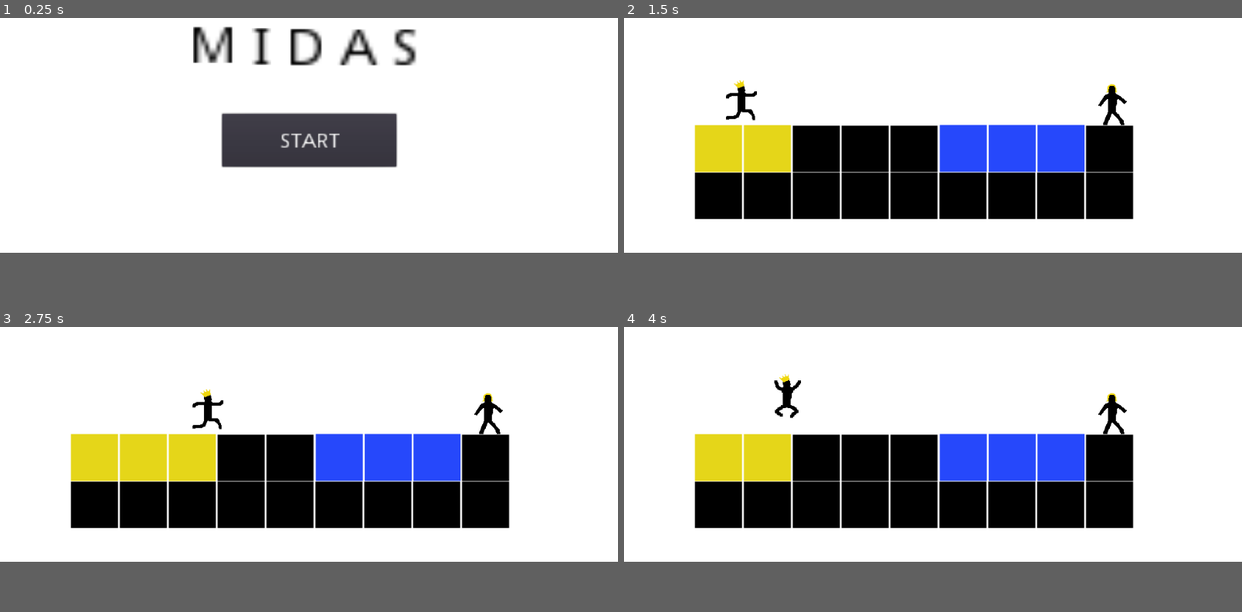
Above: before the commit, frames 1-4 (two rows, left to right).
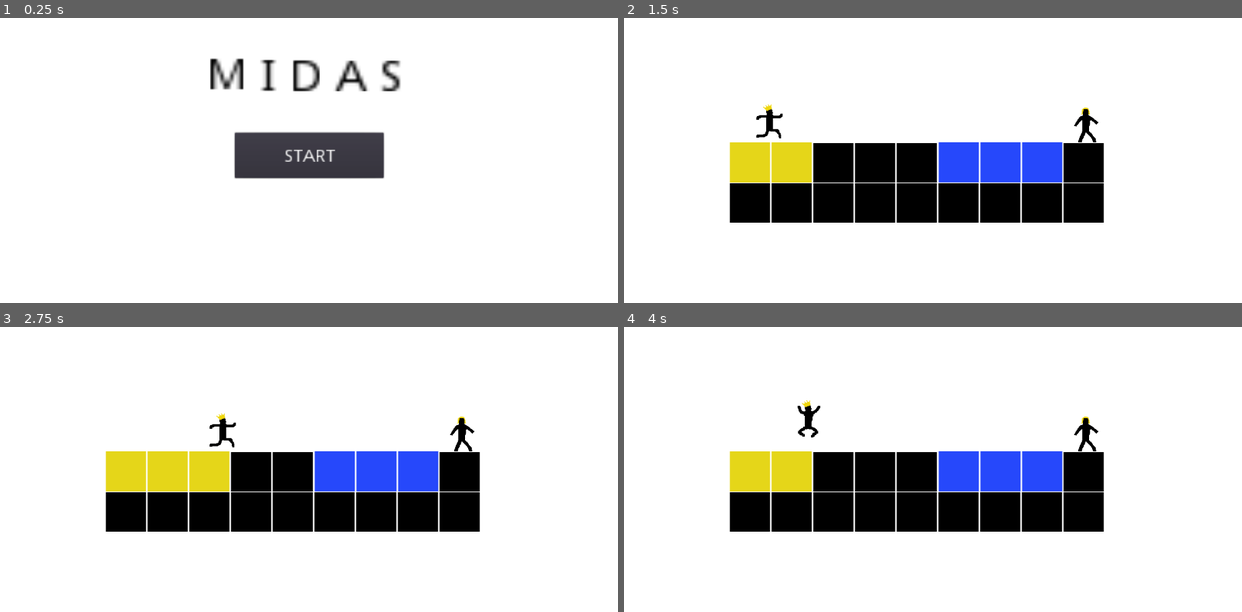
Above: after the commit, the same moments.

Repository: meburns/midas
Game: Godot game, scene res://src/Menu.tscn
Two runs of this game, one before a commit and one after it. Both use one fixed random seed, a clock stepped at 60 frames per second and the inputs below.
Inputs:
- Up to frame 1 (0.25 s): no input
- Up to frame 2 (1.5 s): click "START" at 0.5 s; tap Enter (ui_accept) at 1.25 s; hold Right (move_right) from 1.28 s (still down); tap R (refresh) at 1.35 s
- Up to frame 3 (2.75 s): keep holding Right (move_right); tap Space (jump) at 1.52, 2.27 s; tap R (refresh) at 2.1 s
- Up to frame 4 (4 s): release Right (move_right) at 2.78 s; hold A (move_left) 2.78-3.53 s; tap R (refresh) at 2.85, 3.6 s; hold Right (move_right) from 3.53 s (still down); tap Space (jump) at 3.77 s
In our replay, the window is 800x468 before the commit and 800x533 after it. These sizes can differ from the game's own. Grey fills any space a smaller window leaves; there, only what the larger window draws over its background counts as a difference.

The runs differ from the first frame. In frame 1, 7.6% of the frame differs, in the area x 31-68%, y 2-57%; in frame 2, 13%; in frame 3, 13%; in frame 4, 13%, in the area x 11-83%, y 16-72%.

Commit message:
Resize window and canvas size

Diff:
--- a/project.godot
+++ b/project.godot
@@ -32,6 +32,12 @@
 [debug]
 
 gdscript/warnings/return_value_discarded=false
+
+[display]
+
+window/size/width=1200
+window/size/height=800
+window/size/resizable=false
 
 [input]
 
--- a/src/Menu.tscn
+++ b/src/Menu.tscn
@@ -9,10 +9,12 @@
 
 [node name="CanvasLayer" type="CanvasLayer" parent="."]
 layer = -100
+follow_viewport_enable = true
+follow_viewport_scale = 2.0
 
 [node name="TextureRect" type="TextureRect" parent="CanvasLayer"]
-margin_right = 40.0
-margin_bottom = 40.0
+margin_right = 1200.0
+margin_bottom = 800.0
 texture = ExtResource( 1 )
 __meta__ = {
 "_edit_use_anchors_": false
--- a/src/levels/Level1.tscn
+++ b/src/levels/Level1.tscn
@@ -12,16 +12,18 @@
 
 [node name="Background" type="CanvasLayer" parent="."]
 layer = -100
+follow_viewport_enable = true
+follow_viewport_scale = 2.0
 
 [node name="TextureRect" type="TextureRect" parent="Background"]
 anchor_left = -0.49707
 anchor_top = -0.501667
 anchor_right = -0.49707
 anchor_bottom = -0.501667
-margin_left = 328.0
-margin_top = 251.0
-margin_right = 1704.0
-margin_bottom = 939.0
+margin_left = 596.484
+margin_top = 401.334
+margin_right = 1796.48
+margin_bottom = 1201.33
 texture = ExtResource( 3 )
 expand = true
 __meta__ = {
--- a/src/levels/Level10.tscn
+++ b/src/levels/Level10.tscn
@@ -12,16 +12,18 @@
 
 [node name="Background" type="CanvasLayer" parent="."]
 layer = -100
+follow_viewport_enable = true
+follow_viewport_scale = 2.0
 
 [node name="TextureRect" type="TextureRect" parent="Background"]
 anchor_left = -0.49707
 anchor_top = -0.501667
 anchor_right = -0.49707
 anchor_bottom = -0.501667
-margin_left = 328.0
-margin_top = 251.0
-margin_right = 1704.0
-margin_bottom = 939.0
+margin_left = 596.484
+margin_top = 401.334
+margin_right = 1796.48
+margin_bottom = 1201.33
 texture = ExtResource( 3 )
 expand = true
 __meta__ = {
--- a/src/levels/Level11.tscn
+++ b/src/levels/Level11.tscn
@@ -12,16 +12,18 @@
 
 [node name="Background" type="CanvasLayer" parent="."]
 layer = -100
+follow_viewport_enable = true
+follow_viewport_scale = 2.0
 
 [node name="TextureRect" type="TextureRect" parent="Background"]
 anchor_left = -0.49707
 anchor_top = -0.501667
 anchor_right = -0.49707
 anchor_bottom = -0.501667
-margin_left = 328.0
-margin_top = 251.0
-margin_right = 1704.0
-margin_bottom = 939.0
+margin_left = 596.484
+margin_top = 401.334
+margin_right = 1796.48
+margin_bottom = 1201.33
 texture = ExtResource( 3 )
 expand = true
 __meta__ = {
--- a/src/levels/Level12.tscn
+++ b/src/levels/Level12.tscn
@@ -12,16 +12,18 @@
 
 [node name="Background" type="CanvasLayer" parent="."]
 layer = -100
+follow_viewport_enable = true
+follow_viewport_scale = 2.0
 
 [node name="TextureRect" type="TextureRect" parent="Background"]
 anchor_left = -0.49707
 anchor_top = -0.501667
 anchor_right = -0.49707
 anchor_bottom = -0.501667
-margin_left = 328.0
-margin_top = 251.0
-margin_right = 1704.0
-margin_bottom = 939.0
+margin_left = 596.484
+margin_top = 401.334
+margin_right = 1796.48
+margin_bottom = 1201.33
 texture = ExtResource( 3 )
 expand = true
 __meta__ = {
--- a/src/levels/Level13.tscn
+++ b/src/levels/Level13.tscn
@@ -12,16 +12,18 @@
 
 [node name="Background" type="CanvasLayer" parent="."]
 layer = -100
+follow_viewport_enable = true
+follow_viewport_scale = 2.0
 
 [node name="TextureRect" type="TextureRect" parent="Background"]
 anchor_left = -0.49707
 anchor_top = -0.501667
 anchor_right = -0.49707
 anchor_bottom = -0.501667
-margin_left = 328.0
-margin_top = 251.0
-margin_right = 1704.0
-margin_bottom = 939.0
+margin_left = 596.484
+margin_top = 401.334
+margin_right = 1796.48
+margin_bottom = 1201.33
 texture = ExtResource( 3 )
 expand = true
 __meta__ = {
--- a/src/levels/Level2.tscn
+++ b/src/levels/Level2.tscn
@@ -12,16 +12,18 @@
 
 [node name="Background" type="CanvasLayer" parent="."]
 layer = -100
+follow_viewport_enable = true
+follow_viewport_scale = 2.0
 
 [node name="TextureRect" type="TextureRect" parent="Background"]
 anchor_left = -0.49707
 anchor_top = -0.501667
 anchor_right = -0.49707
 anchor_bottom = -0.501667
-margin_left = 328.0
-margin_top = 251.0
-margin_right = 1704.0
-margin_bottom = 939.0
+margin_left = 596.484
+margin_top = 401.334
+margin_right = 1796.48
+margin_bottom = 1201.33
 texture = ExtResource( 3 )
 expand = true
 __meta__ = {
--- a/src/levels/Level3.tscn
+++ b/src/levels/Level3.tscn
@@ -12,16 +12,18 @@
 
 [node name="Background" type="CanvasLayer" parent="."]
 layer = -100
+follow_viewport_enable = true
+follow_viewport_scale = 2.0
 
 [node name="TextureRect" type="TextureRect" parent="Background"]
 anchor_left = -0.49707
 anchor_top = -0.501667
 anchor_right = -0.49707
 anchor_bottom = -0.501667
-margin_left = 328.0
-margin_top = 251.0
-margin_right = 1704.0
-margin_bottom = 939.0
+margin_left = 596.484
+margin_top = 401.334
+margin_right = 1796.48
+margin_bottom = 1201.33
 texture = ExtResource( 3 )
 expand = true
 __meta__ = {
--- a/src/levels/Level4.tscn
+++ b/src/levels/Level4.tscn
@@ -12,16 +12,18 @@
 
 [node name="Background" type="CanvasLayer" parent="."]
 layer = -100
+follow_viewport_enable = true
+follow_viewport_scale = 2.0
 
 [node name="TextureRect" type="TextureRect" parent="Background"]
 anchor_left = -0.49707
 anchor_top = -0.501667
 anchor_right = -0.49707
 anchor_bottom = -0.501667
-margin_left = 328.0
-margin_top = 251.0
-margin_right = 1704.0
-margin_bottom = 939.0
+margin_left = 596.484
+margin_top = 401.334
+margin_right = 1796.48
+margin_bottom = 1201.33
 texture = ExtResource( 3 )
 expand = true
 __meta__ = {
--- a/src/levels/Level5.tscn
+++ b/src/levels/Level5.tscn
@@ -12,16 +12,18 @@
 
 [node name="Background" type="CanvasLayer" parent="."]
 layer = -100
+follow_viewport_enable = true
+follow_viewport_scale = 2.0
 
 [node name="TextureRect" type="TextureRect" parent="Background"]
 anchor_left = -0.49707
 anchor_top = -0.501667
 anchor_right = -0.49707
 anchor_bottom = -0.501667
-margin_left = 328.0
-margin_top = 251.0
-margin_right = 1704.0
-margin_bottom = 939.0
+margin_left = 596.484
+margin_top = 401.334
+margin_right = 1796.48
+margin_bottom = 1201.33
 texture = ExtResource( 3 )
 expand = true
 __meta__ = {
--- a/src/levels/Level6.tscn
+++ b/src/levels/Level6.tscn
@@ -12,16 +12,18 @@
 
 [node name="Background" type="CanvasLayer" parent="."]
 layer = -100
+follow_viewport_enable = true
+follow_viewport_scale = 2.0
 
 [node name="TextureRect" type="TextureRect" parent="Background"]
 anchor_left = -0.49707
 anchor_top = -0.501667
 anchor_right = -0.49707
 anchor_bottom = -0.501667
-margin_left = 328.0
-margin_top = 251.0
-margin_right = 1704.0
-margin_bottom = 939.0
+margin_left = 596.484
+margin_top = 401.334
+margin_right = 1796.48
+margin_bottom = 1201.33
 texture = ExtResource( 3 )
 expand = true
 __meta__ = {
--- a/src/levels/Level7.tscn
+++ b/src/levels/Level7.tscn
@@ -12,16 +12,18 @@
 
 [node name="Background" type="CanvasLayer" parent="."]
 layer = -100
+follow_viewport_enable = true
+follow_viewport_scale = 2.0
 
 [node name="TextureRect" type="TextureRect" parent="Background"]
 anchor_left = -0.49707
 anchor_top = -0.501667
 anchor_right = -0.49707
 anchor_bottom = -0.501667
-margin_left = 328.0
-margin_top = 251.0
-margin_right = 1704.0
-margin_bottom = 939.0
+margin_left = 596.484
+margin_top = 401.334
+margin_right = 1796.48
+margin_bottom = 1201.33
 texture = ExtResource( 3 )
 expand = true
 __meta__ = {
--- a/src/levels/Level8.tscn
+++ b/src/levels/Level8.tscn
@@ -12,16 +12,18 @@
 
 [node name="Background" type="CanvasLayer" parent="."]
 layer = -100
+follow_viewport_enable = true
+follow_viewport_scale = 2.0
 
 [node name="TextureRect" type="TextureRect" parent="Background"]
 anchor_left = -0.49707
 anchor_top = -0.501667
 anchor_right = -0.49707
 anchor_bottom = -0.501667
-margin_left = 328.0
-margin_top = 251.0
-margin_right = 1704.0
-margin_bottom = 939.0
+margin_left = 596.484
+margin_top = 401.334
+margin_right = 1796.48
+margin_bottom = 1201.33
 texture = ExtResource( 3 )
 expand = true
 __meta__ = {
--- a/src/levels/Level9.tscn
+++ b/src/levels/Level9.tscn
@@ -12,16 +12,18 @@
 
 [node name="Background" type="CanvasLayer" parent="."]
 layer = -100
+follow_viewport_enable = true
+follow_viewport_scale = 2.0
 
 [node name="TextureRect" type="TextureRect" parent="Background"]
 anchor_left = -0.49707
 anchor_top = -0.501667
 anchor_right = -0.49707
 anchor_bottom = -0.501667
-margin_left = 328.0
-margin_top = 251.0
-margin_right = 1704.0
-margin_bottom = 939.0
+margin_left = 596.484
+margin_top = 401.334
+margin_right = 1796.48
+margin_bottom = 1201.33
 texture = ExtResource( 3 )
 expand = true
 __meta__ = {
